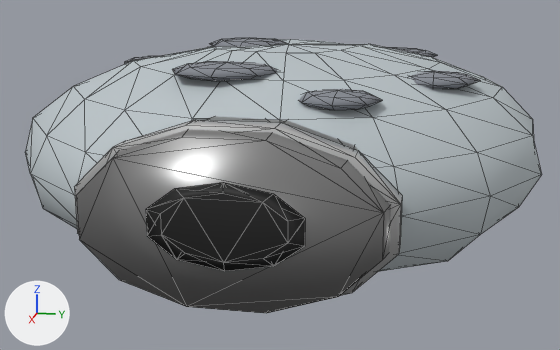
The glTF model public/models/enemies/newshk-1-f3.glb, before and after one commit.
Camera for both pictures: a 50 mm lens placed at (2.36, 0.546, 0.457), pointed at (0.227, 0.12, -0.076). Arrows for +X, +Y and +Z are at lower left; the lights stay in place. The picture after the commit comes second. Mesh edges are drawn as thin lines.

Script lines for the objects in view, before the commit:
```python
me_newshk_1_f3 = bpy.data.meshes.new('newshk-1-f3')
me_newshk_1_f3.from_pydata(...)  # 426 vertices, 798 faces; spans x -0.64..0.98, y -0.58..0.83, z -0.31..0.3
# faces by material slot: [324, 58, 36, 44, 336]
me_newshk_1_f3.materials.append(mat_pal_109_newshk_1)  # light grey #bec7cb
me_newshk_1_f3.materials.append(mat_pal_10_newshk_1)  # grey #8e8e8e
me_newshk_1_f3.materials.append(mat_pal_3_newshk_1)  # black #282828
me_newshk_1_f3.materials.append(mat_pal_13_newshk_1)  # light grey #cfcfcf
me_newshk_1_f3.materials.append(mat_pal_107_newshk_1)  # grey #8a8e96
ob_newshk_1_f3 = bpy.data.objects.new('newshk-1-f3', me_newshk_1_f3)
ob_newshk_1_f3.location = (0.0, 0.0, 0.0)
```
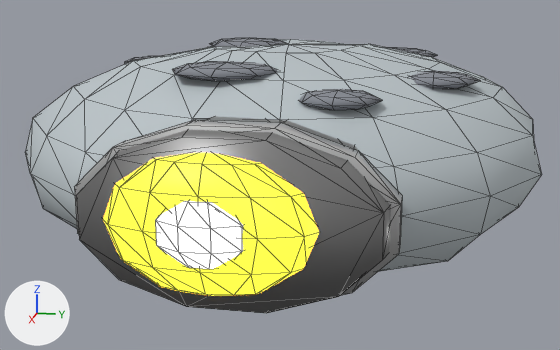
Pixel boxes (x1, y1, x2, y2) of what changed, in the pictures (560 x 350 px):
'newshk-1-f3-flash-43', added
    after: (103, 153, 319, 296)
    faces in mat_pal_123_newshk_1 (orange #f3ae24, glowing orange #ffb726): (103, 153, 319, 296)
    faces in mat_pal_126_newshk_1 (yellow #fffb96, glowing yellow #fffb96): (156, 201, 243, 269)

The change in detail:
Material 'pal_126_newshk-1' (mat_pal_126_newshk_1) is new.
Its base color is (1.0, 0.965, 0.305) (yellow #fffb96).
Its metallic is 0.3.
Its emission color is (1.0, 0.965, 0.305) (yellow #fffb96).
Its emission strength is 6.0.
Material 'pal_123_newshk-1' (mat_pal_123_newshk_1) is new.
Its base color is (0.896, 0.423, 0.0176) (orange #f3ae24).
Its metallic is 0.3.
Its emission color is (1.0, 0.472, 0.0197) (orange #ffb726).
Its emission strength is 3.585.
Mesh me_newshk_1_f3_flash_43 is new.
It is a UV sphere (12 segments, 6 rings, poles along z) spanning x 0.879..1.038, y -0.1..0.35, z -0.15..0.15, material slot 0; an icosphere of 80 faces spanning x 0.92..1.055, y 0.022..0.228, z -0.08..0.08, material slot 1.
It uses material mat_pal_123_newshk_1 (orange #f3ae24, glowing orange #ffb726).
It uses material mat_pal_126_newshk_1 (yellow #fffb96, glowing yellow #fffb96).
Object 'newshk-1-f3-flash-43' (ob_newshk_1_f3_flash_43) is new; it shows me_newshk_1_f3_flash_43.
Its location is (0.0, 0.0, 0.0).
